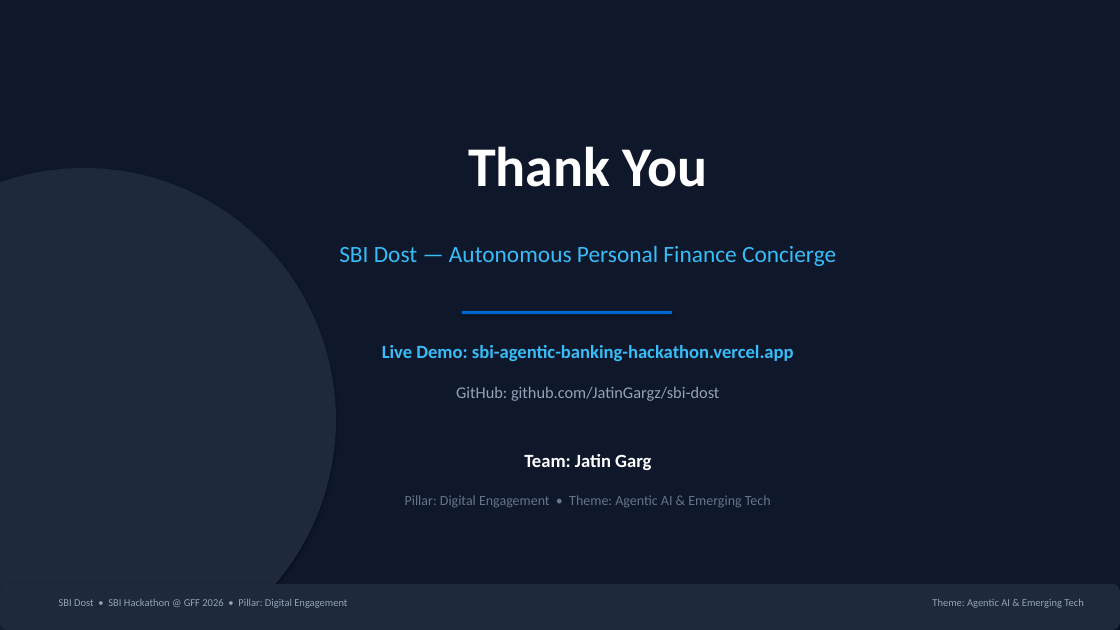
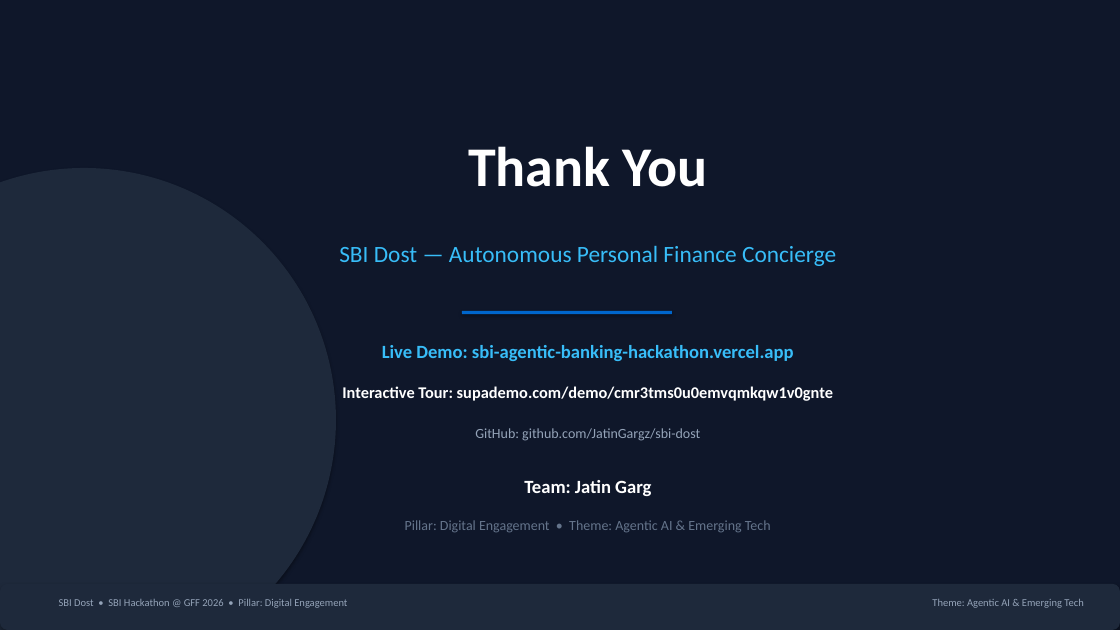
Before and after one commit to JatinGargz/sbi-dost, a slide deck: slide 10 of SBI_Dost_Idea_Deck.pptx. Drawn at 1120x630 pixels with LibreOffice and Linux fonts; fonts in the diff are those of the drawing. Boxes give left, top, right and bottom in pixels: in the first picture for what was removed or moved away, otherwise in the second. Text is boxed around its words. In the diff, an @@ line names an element or a change of style, - is before the commit and + after.

Commit message:
Add Supademo interactive walkthrough link to proposal and slides

```diff
--- a/SBI_Dost_Idea_Deck.pptx
+++ b/SBI_Dost_Idea_Deck.pptx
@@ text added at (342, 386, 833, 401), 14 pt, text #FFFFFF, bold @@
+Interactive Tour: supademo.com/demo/cmr3tms0u0emvqmkqw1v0gnte
@@ text "GitHub: github.com/JatinGargz/sbi-dost": place and size @@
-text "GitHub: github.com/JatinGargz/sbi-dost" at (456, 386, 719, 401)
+text "GitHub: github.com/JatinGargz/sbi-dost" at (475, 428, 700, 441)
@@ text "GitHub: github.com/JatinGargz/sbi-dost" at (475, 428, 700, 441): size 14 to 12 pt @@
@@ text "Team: Jatin Garg": place and size @@
-text "Team: Jatin Garg" at (524, 454, 651, 470)
+text "Team: Jatin Garg" at (524, 480, 651, 496)
@@ text "Pillar: Digital Engagement • Theme: ...": place and size @@
-text "Pillar: Digital Engagement • Theme: ..." at (405, 495, 771, 507)
+text "Pillar: Digital Engagement • Theme: ..." at (405, 520, 771, 532)
```
Also in this commit, not shown: 2 other slides changed, 2 other files.
